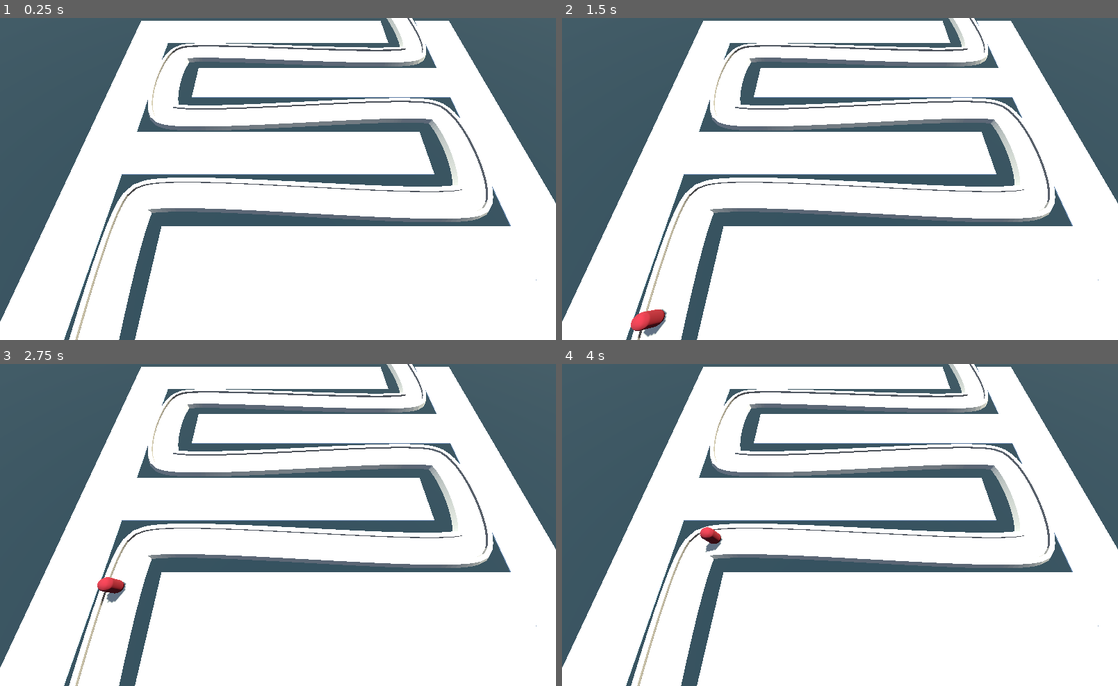
Above: before the commit, frames 1-4 (two rows, left to right).
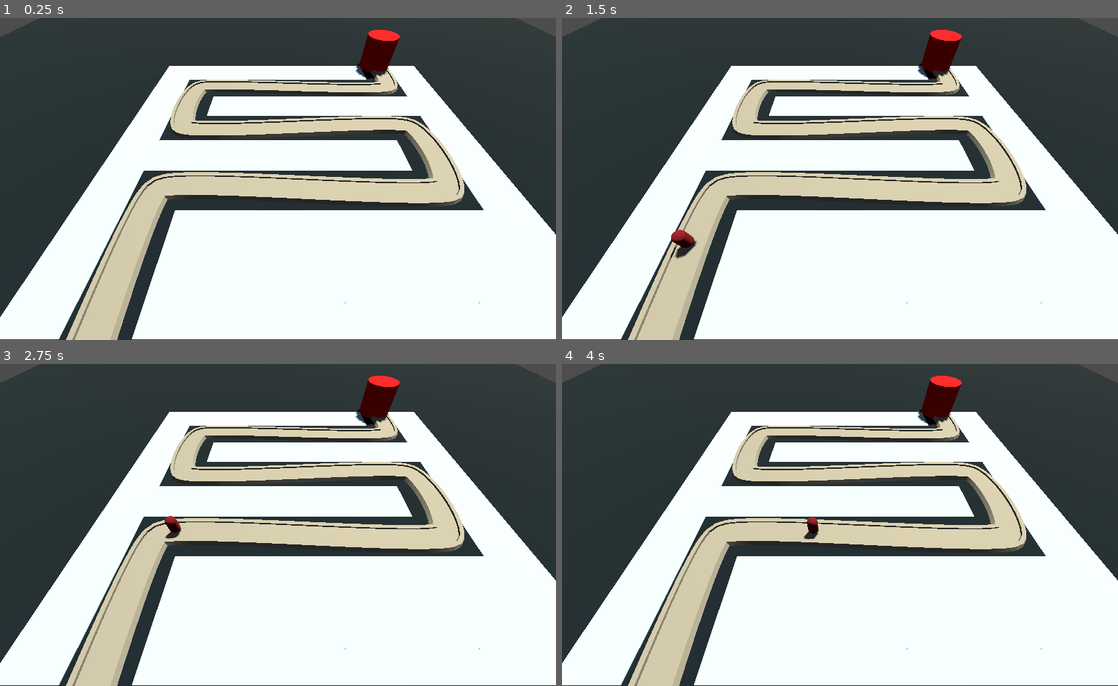
Above: after the commit, the same moments.

Repository: euribates/GodotLab
Game: Godot game, scene res://MainLevel.tscn
The game is run twice, just before and just after one commit, with the same random seed, the same clock (stepped at 60 frames per second) and the same inputs.
Inputs:
- Up to frame 1 (0.25 s): no input
- Up to frame 2 (1.5 s): no input
- Up to frame 3 (2.75 s): no input
- Up to frame 4 (4 s): no input

The runs differ from the first frame. In frame 1, 57% of the frame differs, in the area x 0-100%, y 0-100%; in frame 2, 57%; in frame 3, 57%; in frame 4, 57%.

Commit message:
Barbarian blasters: add base

Diff:
--- a/barbarian_blasters/Enemies/enemy.gd
+++ b/barbarian_blasters/Enemies/enemy.gd
@@ -2,5 +2,12 @@
 
 @export var speed : float = 3.2
 
+@onready var base = get_tree().get_first_node_in_group("base")
+
+
 func _process(delta: float) -> void:
 	self.progress += speed * delta
+	if self.progress_ratio > 0.9:
+		print(self.progress_ratio)
+	if self.progress_ratio == 1.0:
+		base.take_damage()
--- a/barbarian_blasters/MainLevel.tscn
+++ b/barbarian_blasters/MainLevel.tscn
@@ -1,7 +1,8 @@
-[gd_scene load_steps=9 format=3 uid="uid://bx136x0u4pkq0"]
+[gd_scene load_steps=11 format=3 uid="uid://bx136x0u4pkq0"]
 
 [ext_resource type="MeshLibrary" uid="uid://bruyts1qvwkqp" path="res://MeshLibraries/SpaceLibrary.tres" id="1_jq6gy"]
 [ext_resource type="PackedScene" uid="uid://cg4q8t1fhnuvg" path="res://Enemies/enemy.tscn" id="2_o3cl4"]
+[ext_resource type="PackedScene" uid="uid://c3nui571opmxu" path="res://base.tscn" id="3_fi62q"]
 
 [sub_resource type="ProceduralSkyMaterial" id="ProceduralSkyMaterial_rj4so"]
 sky_horizon_color = Color(0.662243, 0.671743, 0.686743, 1)
@@ -20,6 +21,8 @@
 
 [sub_resource type="BoxMesh" id="BoxMesh_rj4so"]
 material = SubResource("StandardMaterial3D_o3cl4")
+
+[sub_resource type="Environment" id="Environment_rlx2o"]
 
 [sub_resource type="Curve3D" id="Curve3D_jq6gy"]
 _data = {
@@ -44,7 +47,8 @@
 mesh = SubResource("BoxMesh_rj4so")
 
 [node name="Camera3D" type="Camera3D" parent="."]
-transform = Transform3D(1, 0, 0, 0, 0.422618, 0.906308, 0, -0.906308, 0.422618, 0, 14.5, 15.14)
+transform = Transform3D(1, 0, 0, 0, 0.607376, 0.794415, 0, -0.794415, 0.607376, 0, 14.5, 20)
+environment = SubResource("Environment_rlx2o")
 
 [node name="GridMap" type="GridMap" parent="."]
 mesh_library = ExtResource("1_jq6gy")
@@ -101,4 +105,9 @@
 path_joined = false
 
 [node name="Enemy" parent="Path3D" instance=ExtResource("2_o3cl4")]
-transform = Transform3D(0.999991, 0, 0.000332173, 0, 1, 0, -0.000332173, 0, 0.999991, -11.866, 1.2, 26.444)
+transform = Transform3D(0.999991, 0, 0.000329358, 0, 1, 0, -0.000329358, 0, 0.999991, -11.866, 1.2, 26.444)
+loop = false
+speed = 6.0
+
+[node name="Base" parent="." instance=ExtResource("3_fi62q")]
+transform = Transform3D(1, 0, 0, 0, 1, 0, 0, 0, 1, 14, 0, -12)
--- /dev/null
+++ b/barbarian_blasters/base.gd
@@ -0,0 +1,4 @@
+extends Node3D
+
+func take_damage() -> void:
+	print(""" Base attacked! """)
--- /dev/null
+++ b/barbarian_blasters/base.tscn
@@ -0,0 +1,16 @@
+[gd_scene load_steps=3 format=3 uid="uid://c3nui571opmxu"]
+
+[ext_resource type="Script" uid="uid://1458pdg7h3s4" path="res://base.gd" id="1_rpg24"]
+
+[sub_resource type="StandardMaterial3D" id="StandardMaterial3D_g5ejs"]
+albedo_color = Color(0.770899, 0, 0.115757, 1)
+
+[node name="Base" type="Node3D" groups=["base"]]
+script = ExtResource("1_rpg24")
+
+[node name="Cylinder" type="CSGCylinder3D" parent="."]
+transform = Transform3D(1, 0, 0, 0, 1, 0, 0, 0, 1, 0, 2, 0)
+radius = 2.0
+height = 4.0
+sides = 24
+material = SubResource("StandardMaterial3D_g5ejs")
Not shown, added: barbarian_blasters/base.gd.uid
